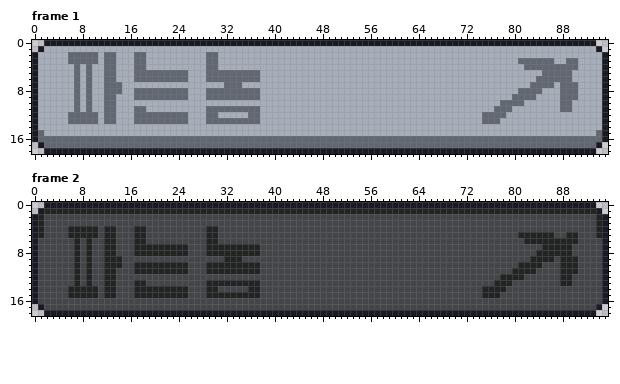
Pixel-art file: Seokbinggo_Client/Assets/Art/UI/Trait/trait_labor.aseprite. Above, as it was before the edit.
96x19 pixels, 2 frames. Shown: frame 1, frame 2.
The same view after the edit:
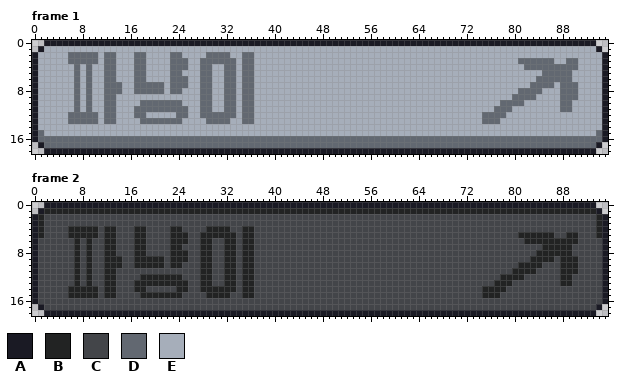
Palette (. is transparent): A #1a1a24  B #222323  C #434549  D #626871  E #a6aeba
Edits made:
Frame 1, layer "Layer 2":
y 2: x 23..24 EE -> DD; x 31..32 EE -> DD; x 35..36 EE -> DD
y 3: x 23..25 EEE -> DDD; x 28 E -> D; x 31..33 EEE -> DDD; x 35..36 EE -> DD
y 4: x 23..25 EEE -> DDD; x 28 E -> D; x 30 D -> E; x 32..33 EE -> DD; x 35..36 EE -> DD
y 5: x 19..22 DDDD -> EEEE; x 25 D -> E; x 28 E -> D; x 30..31 DD -> EE; x 34 D -> E; x 37 D -> E
y 6: x 19..22 DDDD -> EEEE; x 28 E -> D; x 30..31 DD -> EE; x 34 D -> E; x 37 D -> E
y 7: x 17..21 EEEEE -> DDDDD; x 23..25 EEE -> DDD; x 28..29 EE -> DD; x 34..36 DEE -> EDD
y 8: x 22 D -> E; x 25 D -> E; x 28 E -> D; x 30..31 DD -> EE; x 34 D -> E; x 37 D -> E
y 9: x 17..25 DDDDDDDDD -> EEEEEEEEE; x 28 E -> D; x 30..31 DD -> EE; x 34 D -> E; x 37 D -> E
y 10: x 18..24 EEEEEEE -> DDDDDDD; x 28..29 EE -> DD; x 32..33 EE -> DD; x 35..36 EE -> DD
y 11: x 19..25 EEEEEEE -> DDDDDDD; x 28 E -> D; x 30..31 DD -> EE; x 34 D -> E; x 37 D -> E
y 12: x 19..23 DDDDD -> EEEEE; x 28 E -> D; x 31..33 EEE -> DDD; x 35 E -> D; x 37 D -> E
y 13: x 17 D -> E; x 25 D -> E; x 33..34 DD -> EE; x 37 D -> E
Frame 2, layers "Layer 2", "Layer 1":
y 4: x 23..24 CC -> BB; x 31..32 CC -> BB; x 35..36 CC -> BB
y 5: x 23..25 CCC -> BBB; x 28 C -> B; x 31..33 CCC -> BBB; x 35..36 CC -> BB
y 6: x 23..25 CCC -> BBB; x 28 C -> B; x 30 B -> C; x 32..33 CC -> BB; x 35..36 CC -> BB
y 7: x 19..22 BBBB -> CCCC; x 25 B -> C; x 28 C -> B; x 30..31 BB -> CC; x 34 B -> C; x 37 B -> C
y 8: x 19..22 BBBB -> CCCC; x 28 C -> B; x 30..31 BB -> CC; x 34 B -> C; x 37 B -> C
y 9: x 17..21 CCCCC -> BBBBB; x 23..25 CCC -> BBB; x 28..29 CC -> BB; x 34..36 BCC -> CBB
y 10: x 22 B -> C; x 25 B -> C; x 28 C -> B; x 30..31 BB -> CC; x 34 B -> C; x 37 B -> C
y 11: x 17..25 BBBBBBBBB -> CCCCCCCCC; x 28 C -> B; x 30..31 BB -> CC; x 34 B -> C; x 37 B -> C
y 12: x 18..24 CCCCCCC -> BBBBBBB; x 28..29 CC -> BB; x 32..33 CC -> BB; x 35..36 CC -> BB
y 13: x 19..25 CCCCCCC -> BBBBBBB; x 28 C -> B; x 30..31 BB -> CC; x 34 B -> C; x 37 B -> C
y 14: x 19..23 BBBBB -> CCCCC; x 28 C -> B; x 31..33 CCC -> BBB; x 35 C -> B; x 37 B -> C
y 15: x 17 B -> C; x 25 B -> C; x 33..34 BB -> CC; x 37 B -> C
Changed places in both pictures, as pixel boxes (x1, y1, x2, y2):
changed: (134, 52, 260, 124)
changed: (134, 226, 260, 298)
